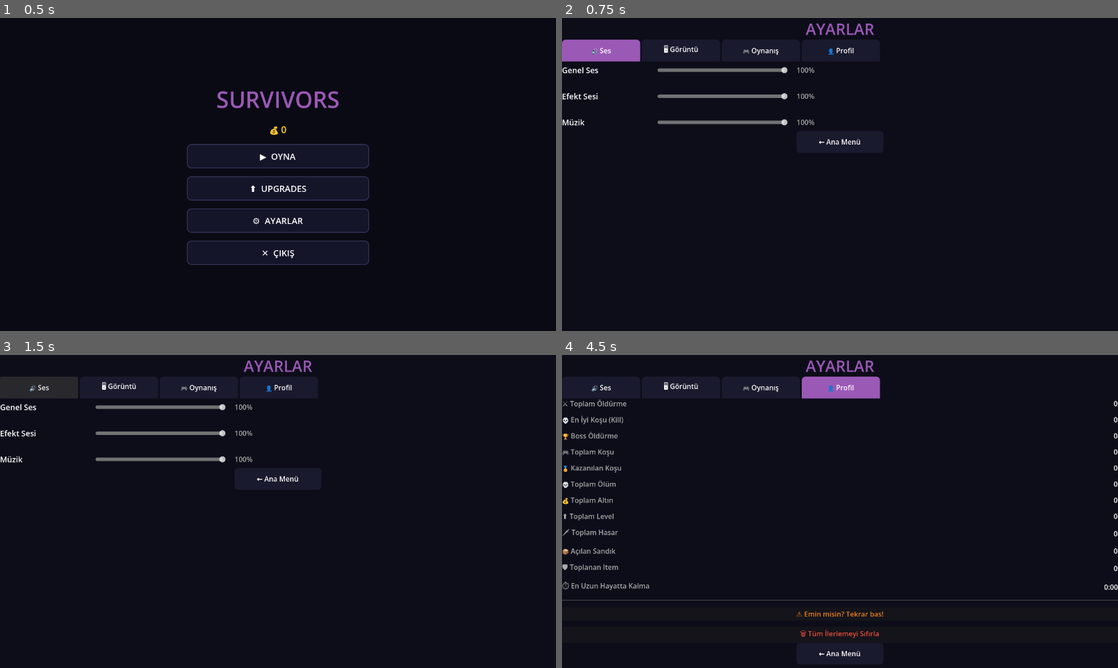
Above: before the commit, frames 1-4 (two rows, left to right).
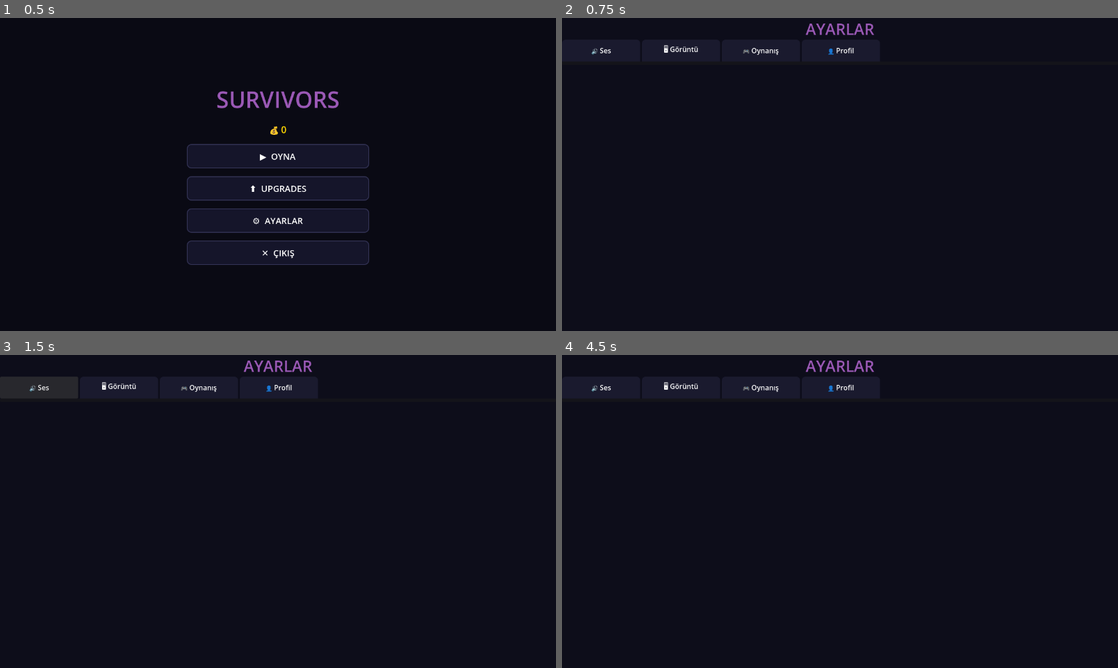
Above: after the commit, the same moments.

Repository: jegy911/survivors-clone
Game: Godot game, scene res://ui/main_menu.tscn
Two runs of this game, one before a commit and one after it. Both use one fixed random seed, a clock stepped at 60 frames per second and the inputs below.
Inputs (mouse positions are in pixels of both pictures, inside the frame that each line leads up to):
- Up to frame 1 (0.5 s): no input
- Up to frame 2 (0.75 s): click "⚙ AYARLAR" at 0.5 s
- Up to frame 3 (1.5 s): click "🔊 Ses" at 1.25 s
- Up to frame 4 (4.5 s): click "🖥 Görüntü" at 2 s; click "🎮 Oynanış" at 2.75 s; click "👤 Profil" at 3.5 s; click (840, 614) at 4.25 s, where only the run before the commit has a clickable "📊 İstatistikleri Sıfırla"

Frame 1 is identical in both runs. In frame 2, 2.3% of the frame differs, in the area x 0-54%, y 6-41%; in frame 3, 1.3%; in frame 4, 2.8%, in the area x 0-100%, y 6-97%.
Error after the commit: Invalid assignment of property or key 'text' with value of type 'String' on a base object of type 'null instance'. (res://ui/settings.gd:47)

Commit message:
Update settings.gd

Diff:
--- a/ui/settings.gd
+++ b/ui/settings.gd
@@ -3,6 +3,7 @@
 var current_tab = "ses"
 var _confirm_reset_full = false
 var _confirm_reset_stats = false
+var _dev_gold_amount = 1000
 
 func _ready():
 	var screen_size = get_viewport().get_visible_rect().size
@@ -28,6 +29,8 @@
 	_style_tab_button($VBoxContainer/TabRow/GoruntuTab, "🖥 Görüntü")
 	_style_tab_button($VBoxContainer/TabRow/OynanisTab, "🎮 Oynanış")
 	_style_tab_button($VBoxContainer/TabRow/ProfilTab, "👤 Profil")
+	_style_tab_button($VBoxContainer/TabRow/DevToolsTab, "🛠 Dev")
+	$VBoxContainer/TabRow/DevToolsTab.pressed.connect(func(): _switch_tab("devtools"))
 
 	$VBoxContainer/TabRow/SesTab.pressed.connect(func(): _switch_tab("ses"))
 	$VBoxContainer/TabRow/GoruntuTab.pressed.connect(func(): _switch_tab("goruntu"))
@@ -77,12 +80,14 @@
 		"goruntu": _build_goruntu_tab(content)
 		"oynanis": _build_oynanis_tab(content)
 		"profil": _build_profil_tab(content)
+		"devtools": _build_devtools_tab(content)
 
 	var tabs = {
 		"ses": $VBoxContainer/TabRow/SesTab,
 		"goruntu": $VBoxContainer/TabRow/GoruntuTab,
 		"oynanis": $VBoxContainer/TabRow/OynanisTab,
 		"profil": $VBoxContainer/TabRow/ProfilTab,
+		"devtools": $VBoxContainer/TabRow/DevToolsTab,
 	}
 	for t in tabs:
 		var style = StyleBoxFlat.new()
@@ -340,3 +345,68 @@
 	SaveManager.save_game()
 	_confirm_reset_full = false
 	_switch_tab("profil")
+
+func _build_devtools_tab(parent: Node):
+	var vbox = VBoxContainer.new()
+	vbox.add_theme_constant_override("separation", 12)
+	parent.add_child(vbox)
+
+	var title = Label.new()
+	title.text = "⚠ DEV TOOLS - Sadece Test İçin"
+	title.add_theme_color_override("font_color", Color("#E74C3C"))
+	title.horizontal_alignment = HORIZONTAL_ALIGNMENT_CENTER
+	vbox.add_child(title)
+
+	var sep = HSeparator.new()
+	vbox.add_child(sep)
+
+	# Gold ekle
+	_add_dev_button(vbox, "💰 +1000 Gold Ekle", func():
+		SaveManager.gold += 1000
+		SaveManager.save_game()
+		_switch_tab("devtools")
+	)
+
+	# Tüm meta upgrade maxla
+	_add_dev_button(vbox, "⬆ Tüm Upgradeleri Maxla", func():
+		for key in SaveManager.meta_upgrades:
+			SaveManager.meta_upgrades[key] = 10
+		SaveManager.save_game()
+		_switch_tab("devtools")
+	)
+
+	# Tüm karakterleri aç
+	_add_dev_button(vbox, "🔓 Tüm Karakterleri Aç", func():
+		for char_data in CharacterData.CHARACTERS:
+			var cid = char_data["id"]
+			if not SaveManager.unlocked_characters.has(cid):
+				SaveManager.unlocked_characters.append(cid)
+			if not SaveManager.purchased_characters.has(cid):
+				SaveManager.purchased_characters.append(cid)
+		SaveManager.save_game()
+		_switch_tab("devtools")
+	)
+
+	# Karakterleri kilitle (sıfırla)
+	_add_dev_button(vbox, "🔒 Karakterleri Sıfırla", func():
+		SaveManager.unlocked_characters = ["warrior", "mage", "vampire"]
+		SaveManager.purchased_characters = ["warrior", "mage", "vampire"]
+		SaveManager.save_game()
+		_switch_tab("devtools")
+	)
+
+	var sep2 = HSeparator.new()
+	vbox.add_child(sep2)
+
+	var lbl = Label.new()
+	lbl.text = "Mevcut Gold: " + str(SaveManager.gold)
+	lbl.add_theme_color_override("font_color", Color("#FFD700"))
+	lbl.horizontal_alignment = HORIZONTAL_ALIGNMENT_CENTER
+	vbox.add_child(lbl)
+
+func _add_dev_button(parent: Node, text: String, callback: Callable):
+	var btn = Button.new()
+	btn.text = text
+	btn.custom_minimum_size = Vector2(0, 45)
+	btn.pressed.connect(callback)
+	parent.add_child(btn)
